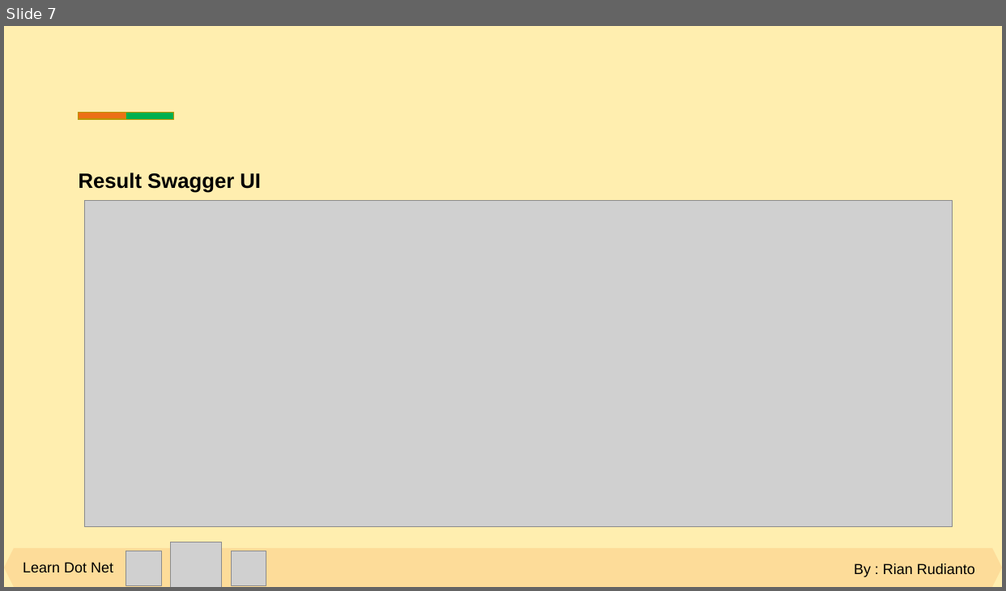
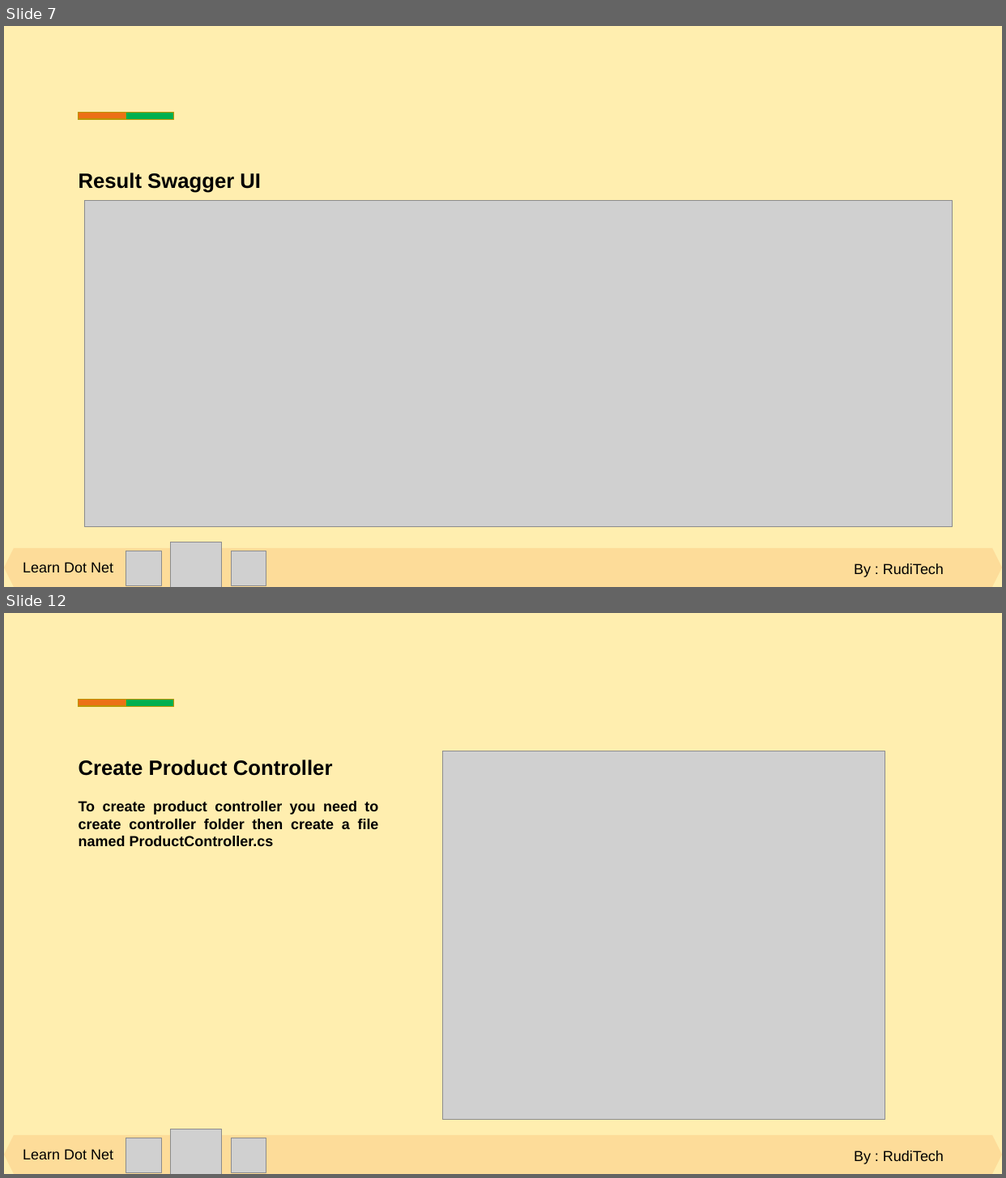
Before and after one commit to rudianto0/belajar-dot-net, a slide deck: Slide Materi.pptx. Shown one above the other, each under a label of ours: slide 7 before the commit, slides 7 and 12 after it; the slides between them are not shown. The pictures are 1006x591 and 1006x1178 pixels, drawn with LibreOffice and Linux fonts; fonts in the diff are those of the drawing; grey boxes stand for pictures. Boxes give left, top, right and bottom in pixels: in the first picture for what was removed or moved away, otherwise in the second. Text is boxed around its words. In the diff, an @@ line names an element or a change of style, - is before the commit and + after.

```diff
--- a/Slide Materi.pptx
+++ b/Slide Materi.pptx
@@ slide 12 added at (x1=4, y1=613, x2=1002, y2=1174), background #FFEEAF @@
@@ rectangle added at (x1=78, y1=699, x2=126, y2=706), fill #EC7016, outline #BD9506 1 pt @@
@@ rectangle added at (x1=126, y1=700, x2=174, y2=707), fill #00B050, outline #BD9506 1 pt @@
@@ picture added at (x1=443, y1=752, x2=885, y2=1120) @@
@@ text added at (x1=79, y1=760, x2=379, y2=846), 14 pt, text #000000, bold @@
+Create Product Controller
+To create product controller you need to create controller folder then create a file named ProductController.cs
@@ hexagon added at (x1=4, y1=1135, x2=1002, y2=1174), fill #FDDC99 @@
@@ picture added at (x1=126, y1=1139, x2=161, y2=1174) @@
@@ picture added at (x1=170, y1=1129, x2=222, y2=1174) @@
@@ picture added at (x1=231, y1=1139, x2=266, y2=1174) @@
@@ text added at (x1=23, y1=1149, x2=113, y2=1160), 14 pt, text #000000 @@
+Learn Dot Net
@@ text added at (x1=854, y1=1151, x2=944, y2=1165), 14 pt, text #000000 @@
+By : RudiTech
@@ slide 7 changed as well @@
@@ text at (x1=854, y1=564, x2=944, y2=578): text changed @@
-By : Rian Rudianto
+By : RudiTech
```
Also in this commit, not shown: 6 other slides changed, 6 other slides added.
